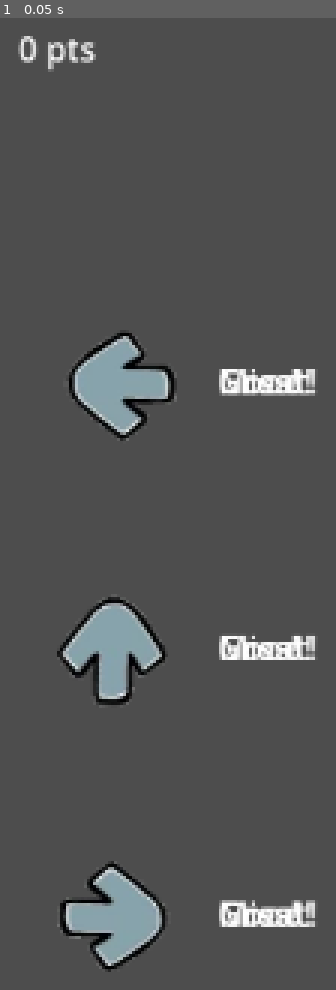
Above: before the commit, frame 1.
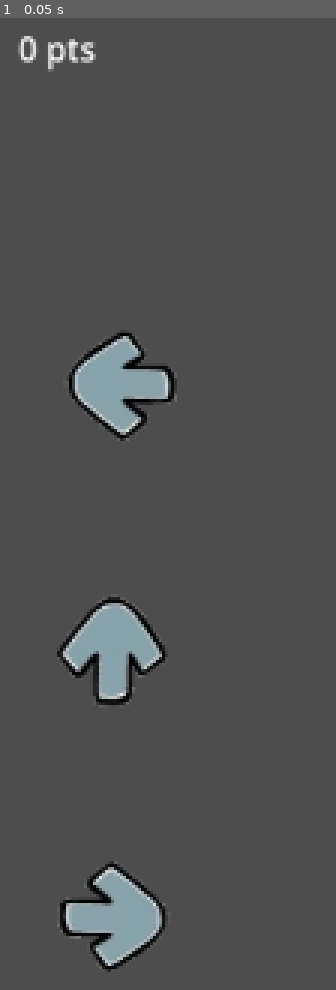
Above: after the commit, the same moment.

Repository: demo-argenti/Brainbreakerz
Game: Godot game, scene res://objects/tutorial_level.tscn
The game is run twice, just before and just after one commit, with the same random seed, the same clock (stepped at 60 frames per second) and the same inputs. Sound files missing from this copy of the repository are replaced by a short silence.
Inputs:
- Up to frame 1 (0.05 s): no input

The runs differ from the first frame. In frame 1, 1.9% of the frame differs, in the area x 65-94%, y 36-94%.
Error before the commit: Parse Error: Preload file "res://inputs.tscn" does not exist. (res://scripts/key_listener.gd:3)

Commit message:
reformatted file reading

Diff:
--- a/new-game-project/scripts/key_listener.gd
+++ b/new-game-project/scripts/key_listener.gd
@@ -1,6 +1,6 @@
 extends Sprite2D
 
-@onready var input = preload("res://inputs.tscn")
+@onready var input = preload("res://objects/inputs.tscn")
 @export var lane_name: String = ""
 
 @export var spawn_beat : int
--- /dev/null
+++ b/new-game-project/scripts/sm_file_reader.gd
@@ -0,0 +1,22 @@
+extends Node
+
+@export var filename : String
+
+var file
+
+# Called when the node enters the scene tree for the first time.
+func _ready():
+	pass # Replace with function body.
+
+
+# Called every frame. 'delta' is the elapsed time since the previous frame.
+func _process(delta):
+	pass
+
+func set_file():
+	if FileAccess.file_exists(filename):
+		file = FileAccess.open(filename, FileAccess.READ)
+
+
+func read_file():
+	pass
